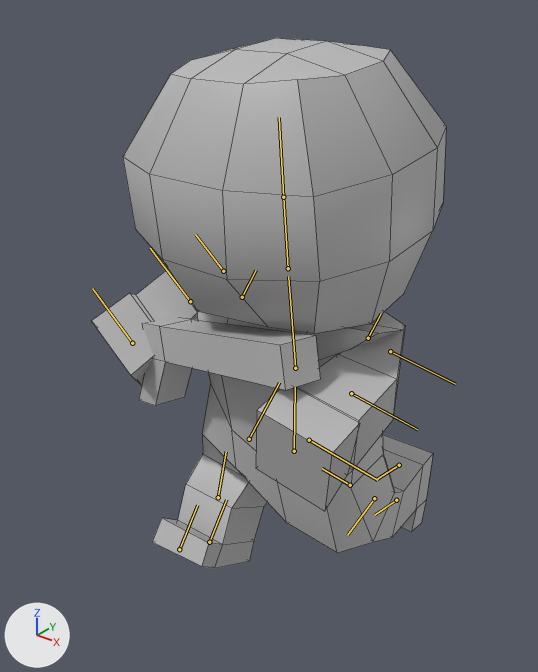
One commit to the FBX model Assets/Models (Thannia)/character@running.fbx: the scene before it, then after it.
The view is the same before and after, from a 50 mm lens placed at (0.0165, -0.0276, 0.0317), pointed at (-0.0049, -0.0009, 0.0151). Every picture has the same lights, and +X, +Y and +Z are marked at lower left. Both versions are drawn at frame 25 of the action 'Take 001'; the numbers are the values there. The bones that bend it are drawn over the model as lines. Mesh edges are drawn as thin lines.

Objects in the first picture: 'character', 'pCube1'.
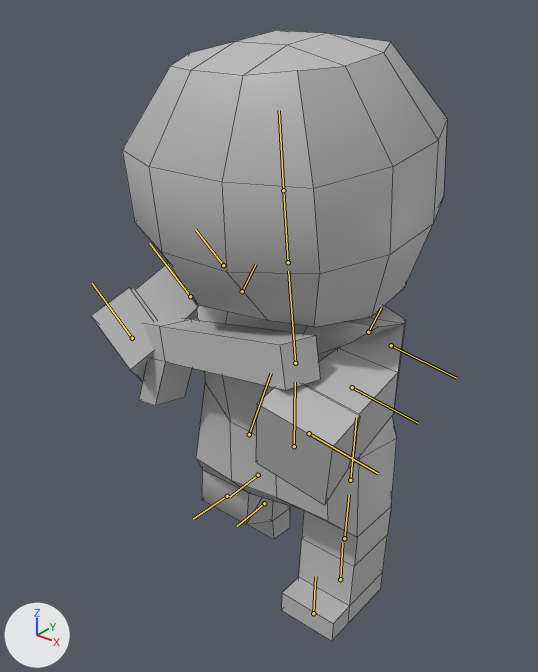
Location of each change, [x1, y1, x2, y2] in pixels of the pictures (538 x 672 px):
'character', posed (15% taller): before [92, 38, 446, 569]; after [91, 30, 447, 641]
bone 'Character3_Hips', root to tip: before (294, 451) to (295, 387); after (294, 446) to (295, 382)
bone 'Character3_LeftUpLeg', root to tip: before (350, 485) to (322, 468); after (350, 480) to (356, 417)
bone 'Character3_LeftLeg', root to tip: before (374, 498) to (347, 535); after (344, 538) to (349, 495)
bone 'Character3_LeftFoot', root to tip: before (399, 465) to (377, 479); after (340, 579) to (342, 543)
bone 'Character3_RightUpLeg', root to tip: before (249, 439) to (279, 382); after (249, 434) to (271, 373)
bone 'Character3_RightLeg', root to tip: before (218, 497) to (226, 451); after (227, 496) to (193, 519)
bone 'Character3_RightFoot', root to tip: before (209, 542) to (226, 499); after (258, 475) to (229, 497)

The edits, one by one:
Bone 'Character3_Hips' (bone_character3_hips) moves from (0.0, -0.03, 0.0) to (0.0, 0.0, 0.0).
Bone 'Character3_LeftUpLeg' (bone_character3_leftupleg) turns from (47, 0, 0) to (-4, 0, 0) degrees about its own x, y and z.
Bone 'Character3_LeftLeg' (bone_character3_leftleg) turns from (60, 0, 0) to (0, 0, 0) degrees about its own x, y and z.
Bone 'Character3_LeftFoot' (bone_character3_leftfoot) turns from (-27, 0, 0) to (3, 0, 0) degrees about its own x, y and z.
Bone 'Character3_RightUpLeg' (bone_character3_rightupleg) turns from (-48, 0, 0) to (-33, 0, 0) degrees about its own x, y and z.
Bone 'Character3_RightLeg' (bone_character3_rightleg) turns from (32, 0, 0) to (120, 0, 0) degrees about its own x, y and z.
Bone 'Character3_RightFoot' (bone_character3_rightfoot) turns from (-20, 0, 0) to (5, 0, 0) degrees about its own x, y and z.
